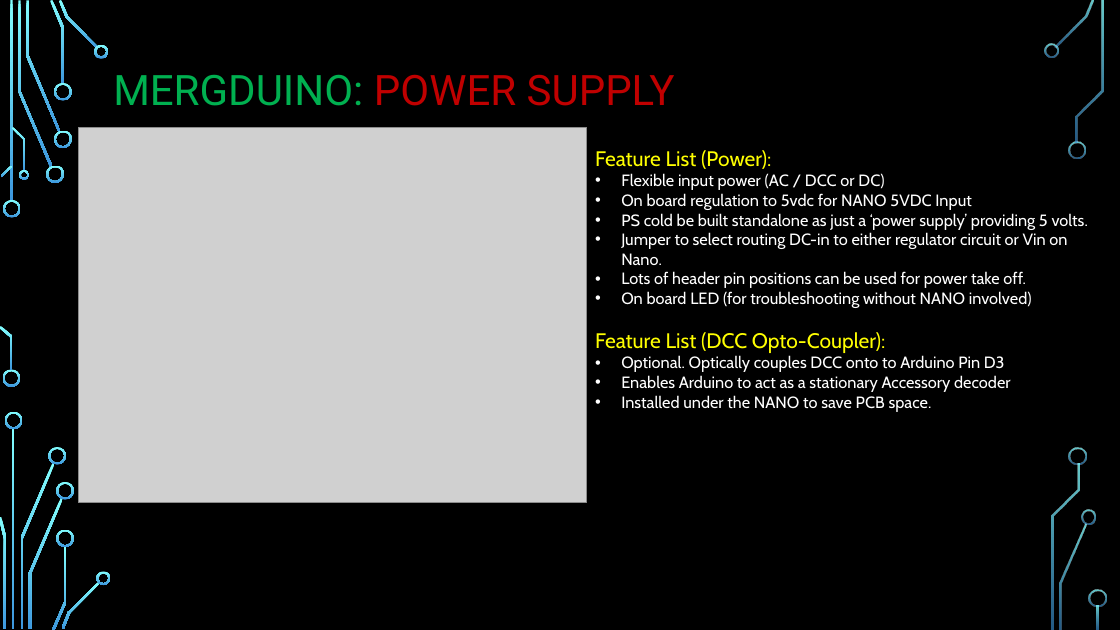
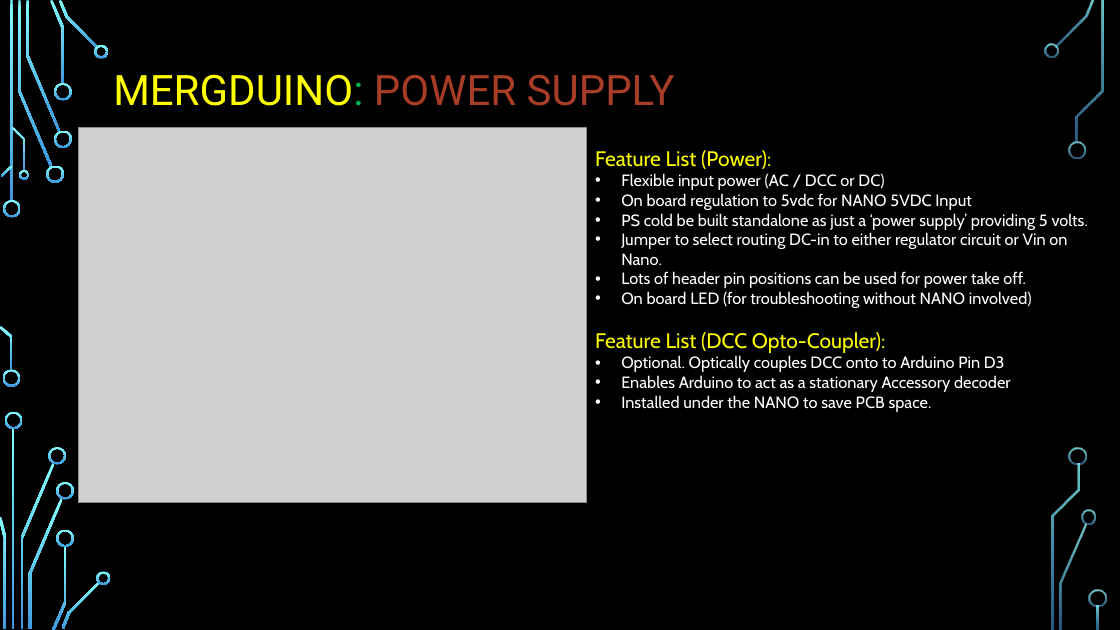
Before and after one commit to Alan-Lomax/MERG-SIG-Presentations, a slide deck: slide 5 of Practical Arduino - Ground Up.pptx. Drawn at 1120x630 pixels with LibreOffice and Linux fonts; fonts in the diff are those of the drawing; grey boxes stand for pictures; background and template pictures are left out. Boxes give left, top, right and bottom in pixels: in the first picture for what was removed or moved away, otherwise in the second. Text is boxed around its words. In the diff, an @@ line names an element or a change of style, - is before the commit and + after.

```diff
--- a/Practical Arduino - Ground Up.pptx
+++ b/Practical Arduino - Ground Up.pptx
@@ title "MERGDUINO: POWER SUPPLY" at [113, 74, 675, 106]: text colour #00B050 to #FFFF00 in "MERGDUINO:"; text colour #C00000 to #A83D27 in "POWER SUPPLY" @@
```
Also in this commit, not shown: 7 other slides changed, 1 slide added.
